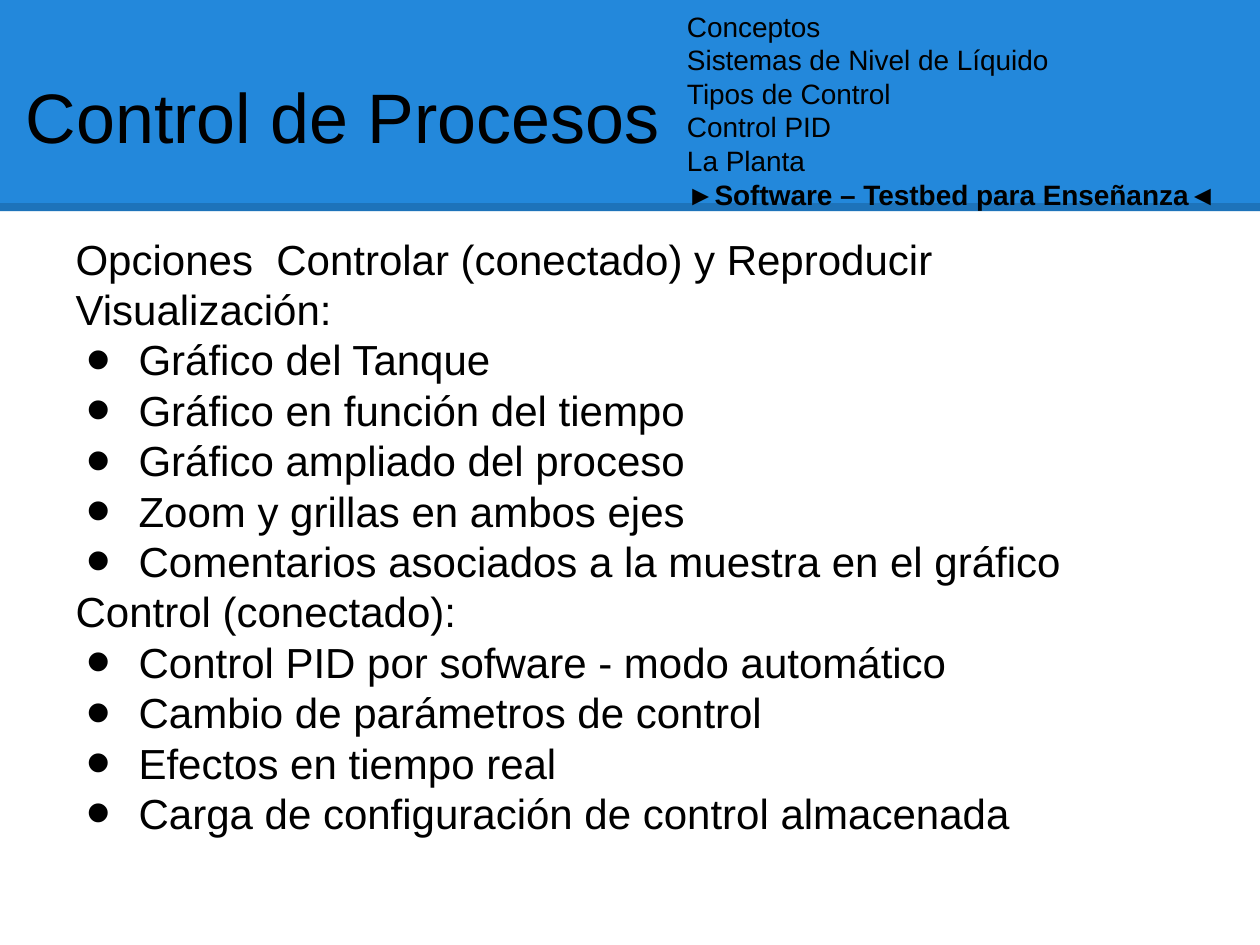
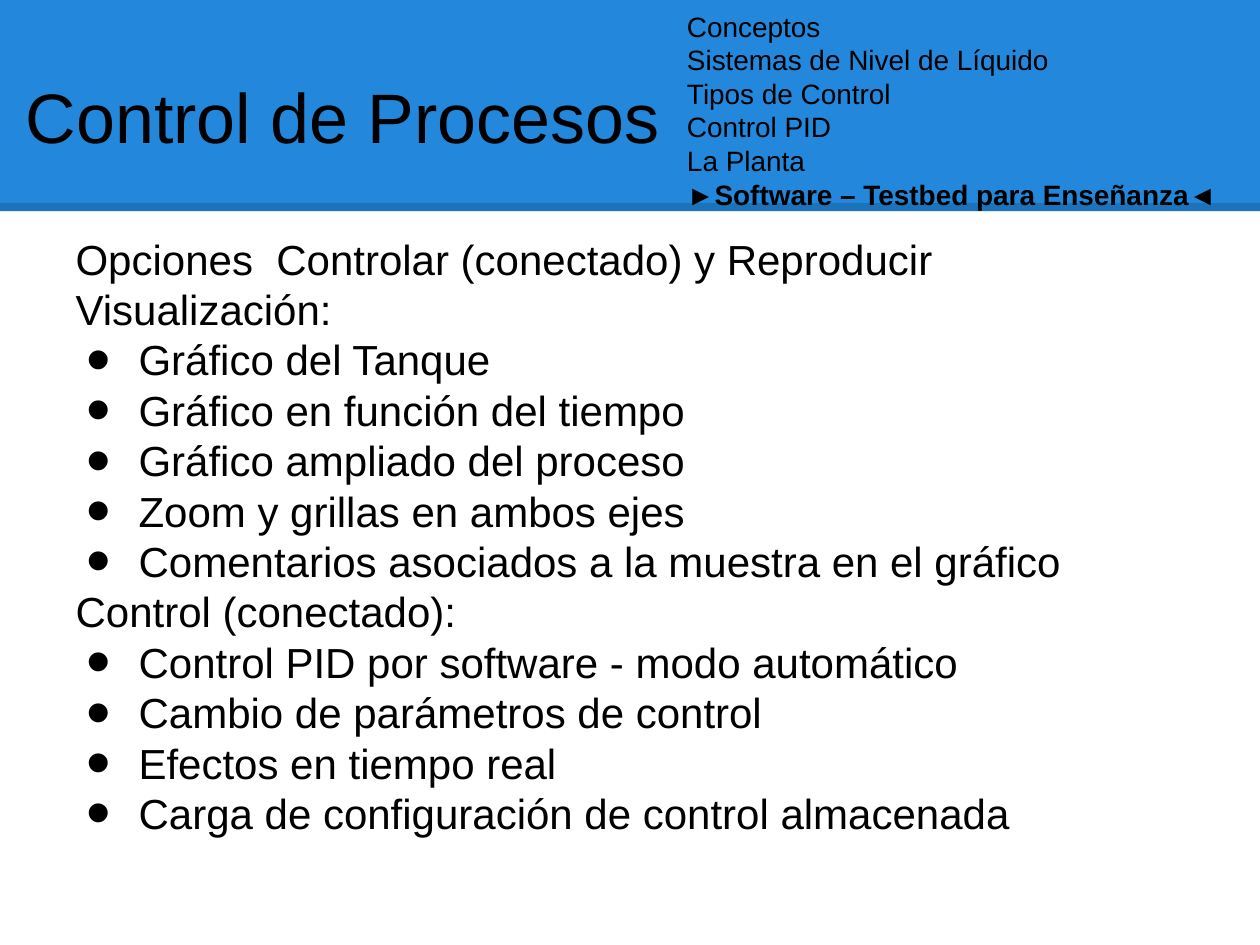
Before and after one commit to pablodroca/testbed-controldeprocesos, a slide deck: slide 12 of doc/Sistema Testbed - Presentacion al Cliente.odp. Drawn at 1260x945 pixels with LibreOffice and Linux fonts; fonts in the diff are those of the drawing. Boxes give left, top, right and bottom in pixels: in the first picture for what was removed or moved away, otherwise in the second. Text is boxed around its words. In the diff, an @@ line names an element or a change of style, - is before the commit and + after.

```diff
--- a/doc/Sistema Testbed - Presentacion al Cliente.odp
+++ b/doc/Sistema Testbed - Presentacion al Cliente.odp
@@ text at [139,647,957,686]: text changed @@
-• Control PID por sofware - modo automático
+• Control PID por software - modo automático
```
Also in this commit, not shown: 6 other slides changed, 2 other files.
